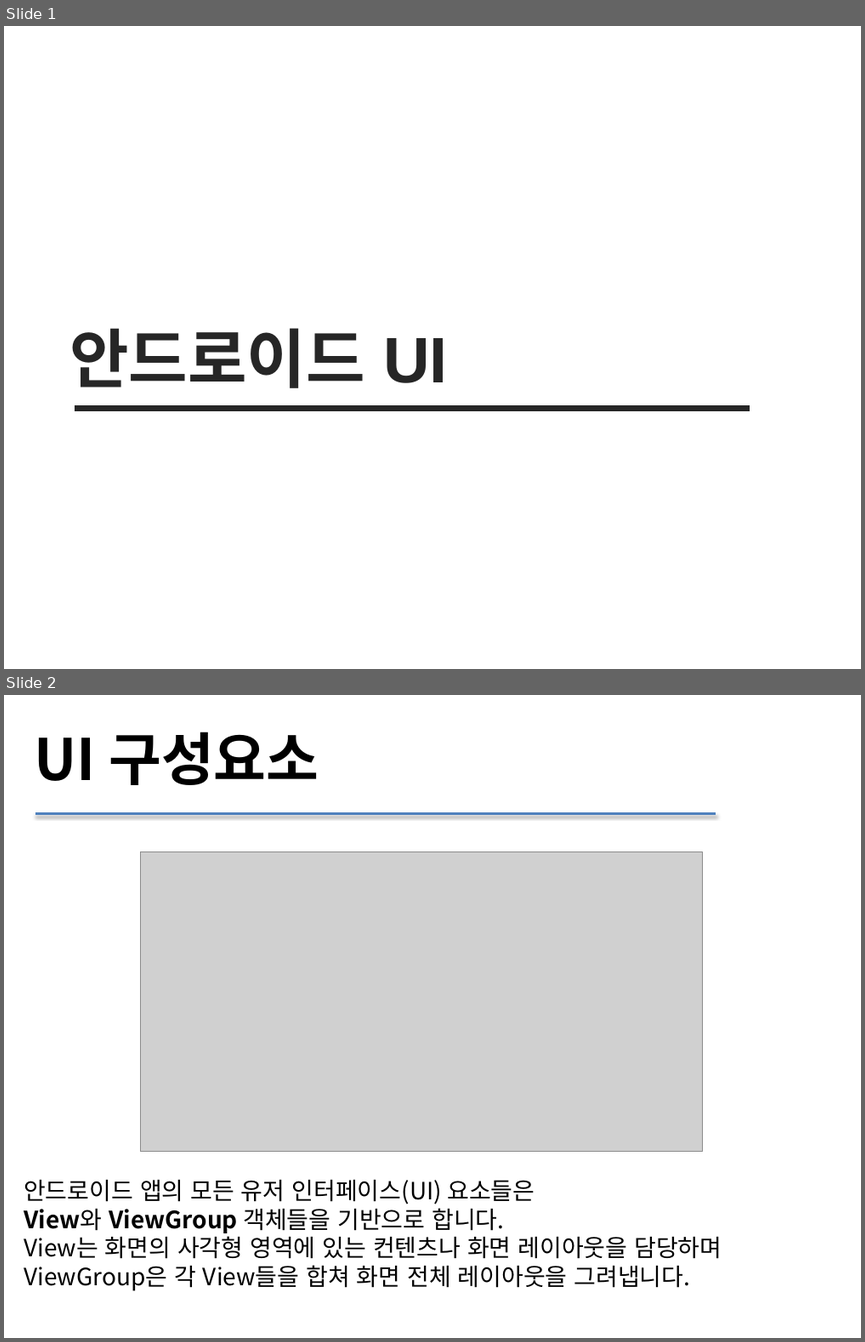
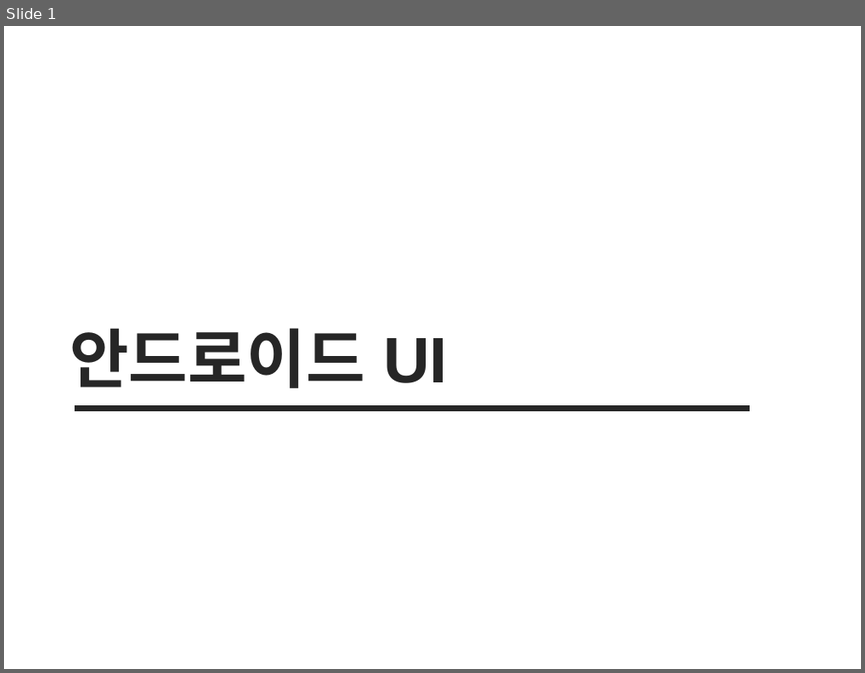
Before and after one commit to sc545/Beacon, a slide deck: 안드로이드 UI.pptx. Shown one above the other, each under a label of ours: slides 1 and 2 before the commit, slide 1 after it. The pictures are 865x1342 and 865x673 pixels, drawn with LibreOffice and Linux fonts; fonts in the diff are those of the drawing; grey boxes stand for pictures. Boxes give left, top, right and bottom in pixels: in the first picture for what was removed or moved away, otherwise in the second. Text is boxed around its words. In the diff, an @@ line names an element or a change of style, - is before the commit and + after.

```diff
--- a/안드로이드 UI.pptx
+++ b/안드로이드 UI.pptx
@@ slide 2 removed at (4, 695, 861, 1338), background #FFFFFF @@
@@ text removed at (35, 732, 318, 785) @@
-UI 구성요소
@@ line removed from (35, 814) to (716, 814) @@
@@ picture removed at (140, 851, 703, 1151) @@
@@ text removed at (24, 1179, 721, 1291) @@
-안드로이드 앱의 모든 유저 인터페이스(UI) 요소들은
-View와 ViewGroup 객체들을 기반으로 합니다.
-View는 화면의 사각형 영역에 있는 컨텐츠나 화면 레이아웃을 담당하며
-ViewGroup은 각 View들을 합쳐 화면 전체 레이아웃을 그려냅니다.
```
Also in this commit, not shown: 19 slides added, 14 other slides removed, 1 other file.
